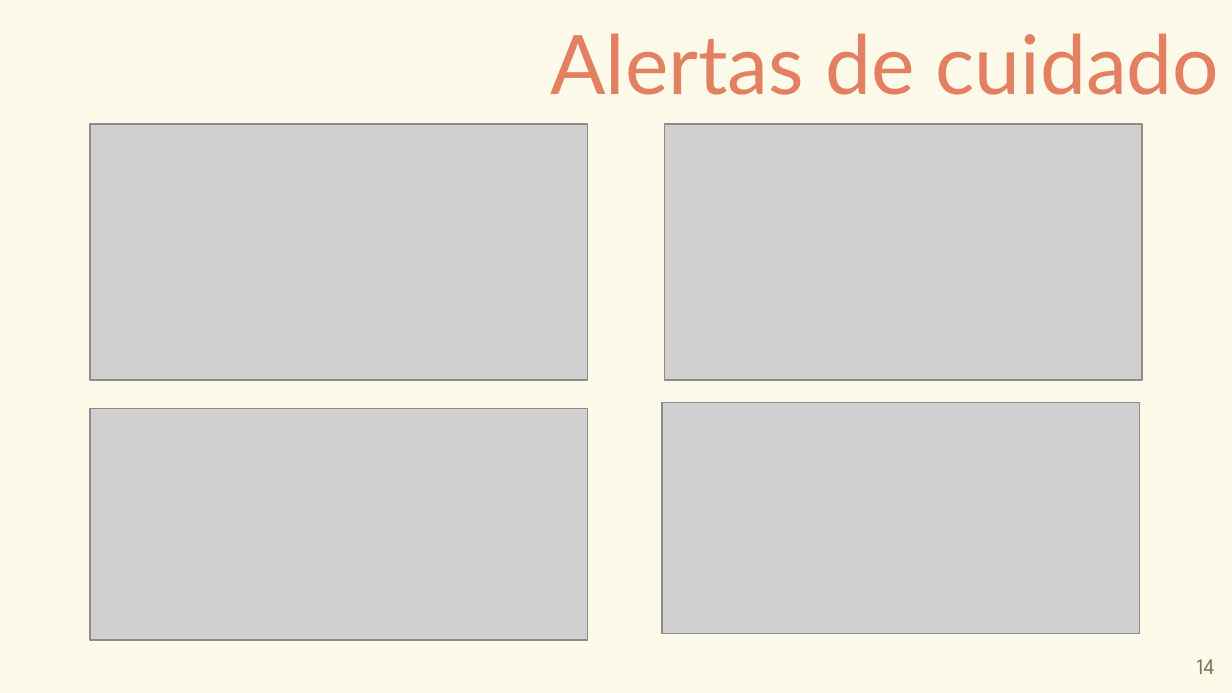
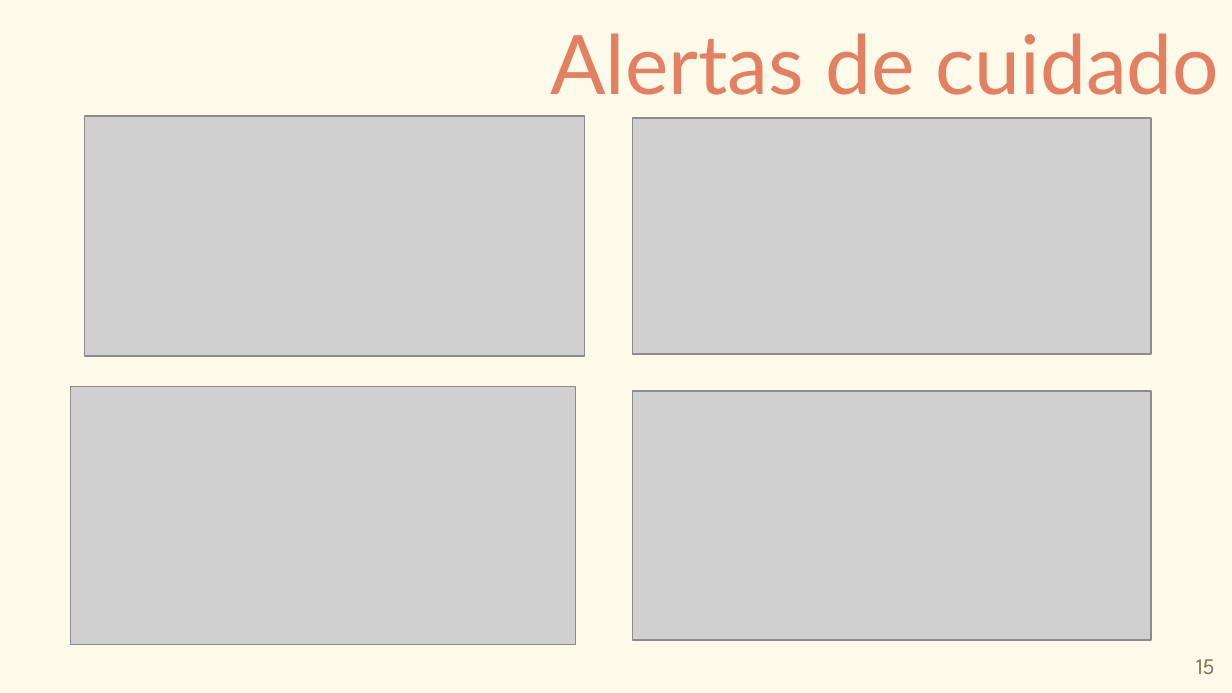
Before and after one commit to carinadidomenico/Plant.ai, a slide deck: slide 15 of Apresentação-Plant.ai.pptx (slide 14 before the commit). Drawn at 1232x693 pixels with LibreOffice and Linux fonts; fonts in the diff are those of the drawing; grey boxes stand for pictures. Boxes give left, top, right and bottom in pixels: in the first picture for what was removed or moved away, otherwise in the second. Text is boxed around its words. In the diff, an @@ line names an element or a change of style, - is before the commit and + after.

```diff
--- a/Apresentação-Plant.ai.pptx
+++ b/Apresentação-Plant.ai.pptx
@@ picture: place and size @@
-picture at <box>90,124,588,381</box>
+picture at <box>85,116,585,356</box>
@@ picture: place and size @@
-picture at <box>664,124,1142,381</box>
+picture at <box>632,118,1151,355</box>
@@ picture: place and size @@
-picture at <box>90,409,588,641</box>
+picture at <box>70,387,575,644</box>
@@ picture: place and size @@
-picture at <box>662,403,1140,634</box>
+picture at <box>632,391,1151,639</box>
@@ page number at <box>1196,659,1214,674</box>: text changed @@
-14
+15
```
Also in this commit, not shown: 9 other slides changed, 3 slides added, 3 slides removed.
